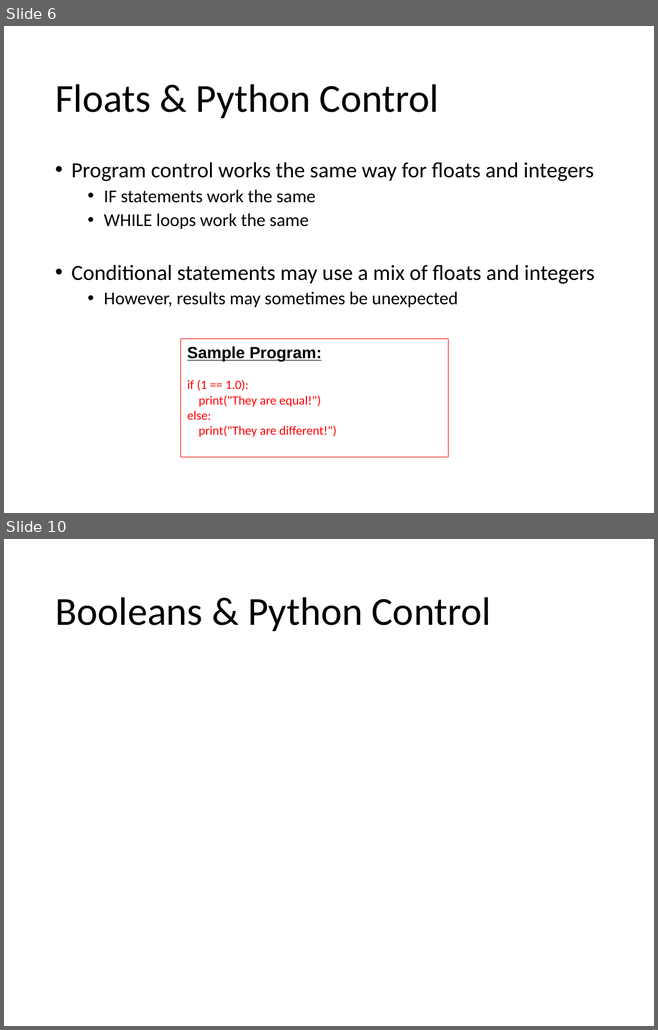
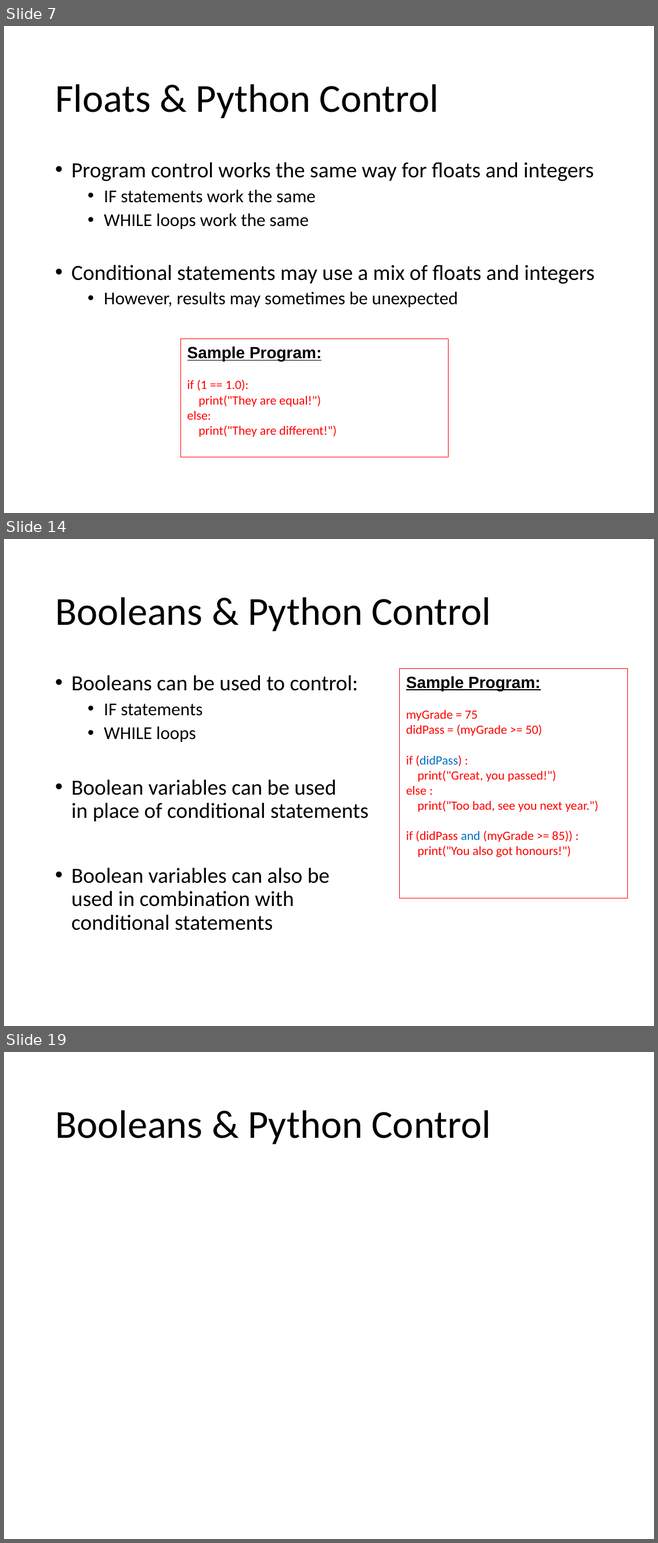
Before and after one commit to Greg5519/ICS2O0, a slide deck: Topic B Programming Introduction/B.4 Lesson - Python More Variables.pptx. Shown one above the other, each under a label of ours: slides 6 and 10 before the commit, slides 7, 14 and 19 after it; the slides between them are not shown. The pictures are 658x1030 and 658x1543 pixels, drawn with LibreOffice and Linux fonts; fonts in the diff are those of the drawing. Boxes give left, top, right and bottom in pixels: in the first picture for what was removed or moved away, otherwise in the second. Text is boxed around its words. In the diff, an @@ line names an element or a change of style, - is before the commit and + after.

```diff
--- a/Topic B Programming Introduction/B.4 Lesson - Python More Variables.pptx
+++ b/Topic B Programming Introduction/B.4 Lesson - Python More Variables.pptx
@@ slide 14 added at (4,539,654,1026), background #FFFFFF @@
@@ title added at (55,597,490,631), 44 pt, text #000000 @@
+Booleans & Python Control
@@ text added at (71,675,368,931), 24 pt, text #000000 @@
+• Booleans can be used to control:
+  • IF statements
+  • WHILE loops
+• Boolean variables can be used
+  in place of conditional statements
+• Boolean variables can also be
+  used in combination with
+  conditional statements
@@ rectangle added at (400,669,628,898), outline #FF0000 0.75 pt, 14 pt, text #FF0000 @@
+Sample Program:
+myGrade = 75
+didPass = (myGrade >= 50)
+if (didPass) :
+print("Great, you passed!")
+else :
+print("Too bad, see you next year.")
+if (didPass and (myGrade >= 85)) :
+print("You also got honours!")
@@ what was slide 6 is now slide 7 @@
@@ what was slide 10 is now slide 19 @@
```
Also in this commit, not shown: 2 slides changed, 8 other slides added, 1 slide removed, 1 other file.
